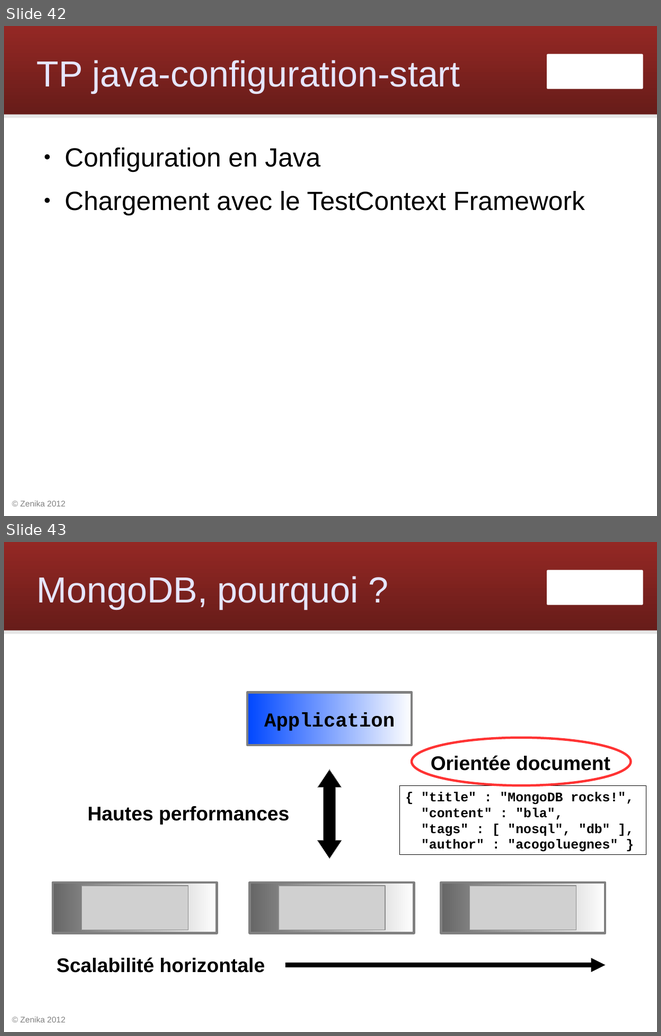
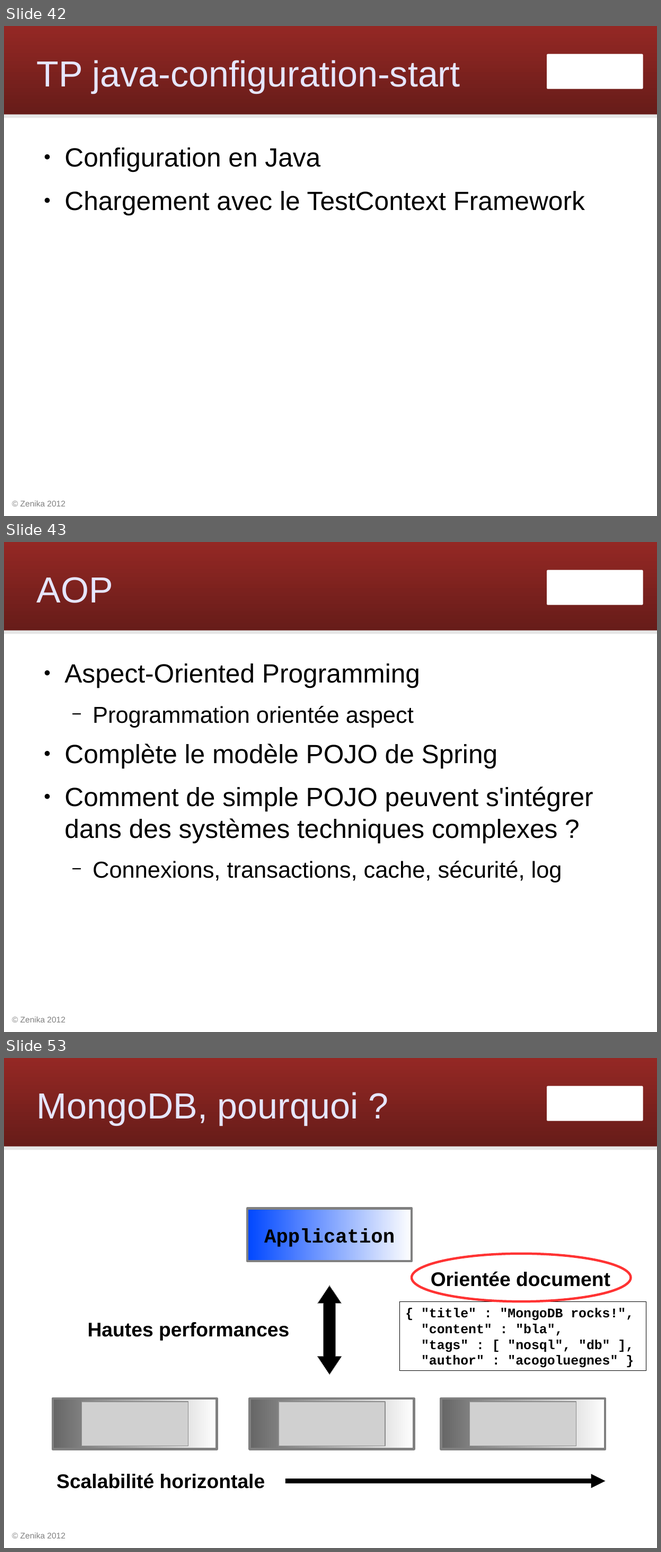
Before and after one commit to Zenika/workshop-spring-core, a slide deck: spring-workshop.odp. Shown one above the other, each under a label of ours: slides 42 and 43 before the commit, slides 42, 43 and 53 after it; the slides between them are not shown. The pictures are 661x1036 and 661x1552 pixels, drawn with LibreOffice and Linux fonts; fonts in the diff are those of the drawing; grey boxes stand for pictures; background and template pictures are left out. Boxes give left, top, right and bottom in pixels: in the first picture for what was removed or moved away, otherwise in the second. Text is boxed around its words. In the diff, an @@ line names an element or a change of style, - is before the commit and + after.

```diff
--- a/spring-workshop.odp
+++ b/spring-workshop.odp
@@ slide 43 added at [4, 542, 657, 1032], background #FFFFFF; not listed: 4 template elements that a slide beside it also shows @@
@@ title added at [37, 577, 113, 603], 44 pt, text #E6E6FF @@
+AOP
@@ text added at [64, 663, 593, 882], 32 pt, text #000000 @@
+● Aspect-Oriented Programming
+  − Programmation orientée aspect
+● Complète le modèle POJO de Spring
+● Comment de simple POJO peuvent s'intégrer dans des systèmes techniques complexes ?
+  − Connexions, transactions, cache, sécurité, log
@@ what was slide 43 is now slide 53 @@
```
Also in this commit, not shown: 9 other slides added.
